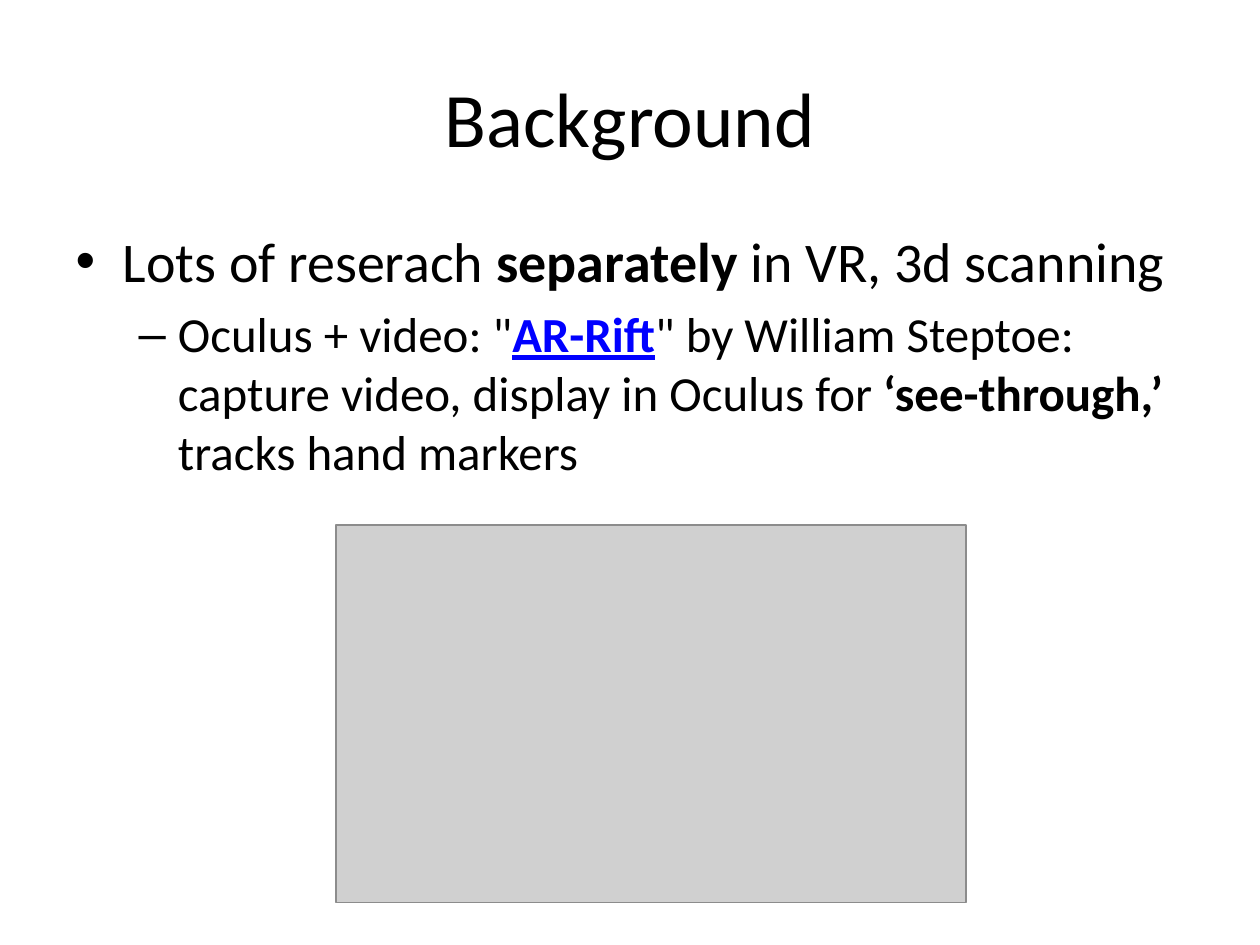
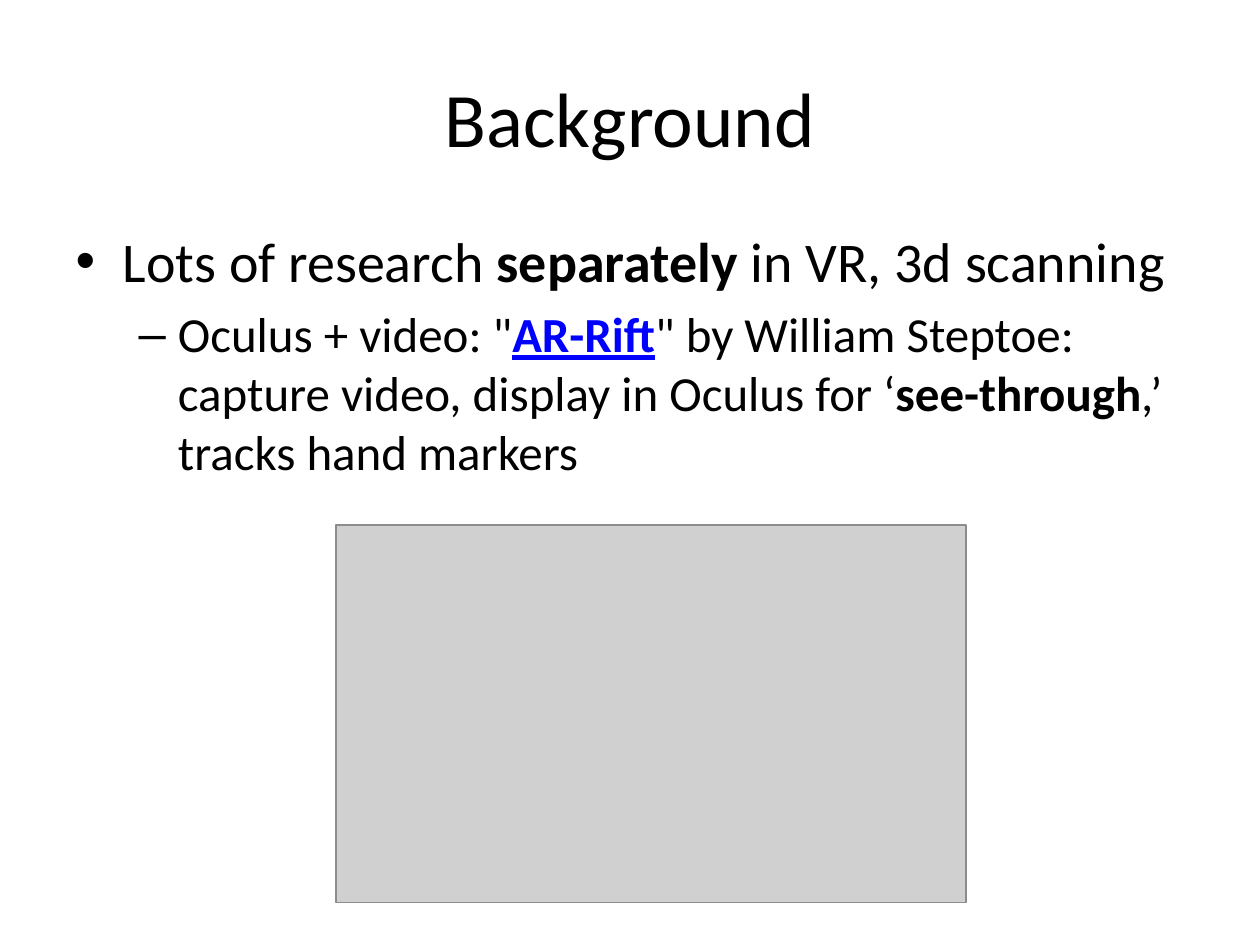
Before and after one commit to nikki93/thesis-2015, a slide deck: slide 7 of doc/proposal/thesis2015-proposal.pptx. Drawn at 1260x945 pixels with LibreOffice and Linux fonts; fonts in the diff are those of the drawing; grey boxes stand for pictures. Boxes give left, top, right and bottom in pixels: in the first picture for what was removed or moved away, otherwise in the second. Text is boxed around its words. In the diff, an @@ line names an element or a change of style, - is before the commit and + after.

Commit message:
fix typos, cleanup proposal presentation

```diff
--- a/doc/proposal/thesis2015-proposal.pptx
+++ b/doc/proposal/thesis2015-proposal.pptx
@@ text at box(123, 242, 1164, 292): text changed @@
-• Lots of reserach separately in VR, 3d scanning
+• Lots of research separately in VR, 3d scanning
@@ text at box(178, 317, 1162, 471): bold off in "‘see-through,’" @@
```
Also in this commit, not shown: 4 other slides changed, 1 other file.
